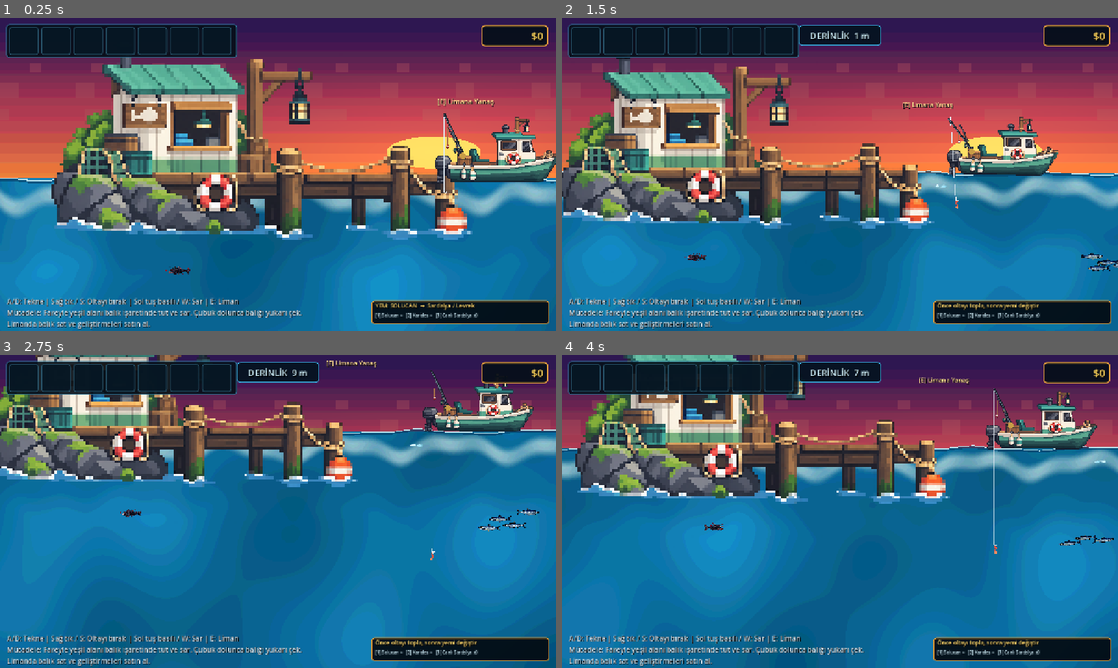
Above: before the commit, frames 1-4 (two rows, left to right).
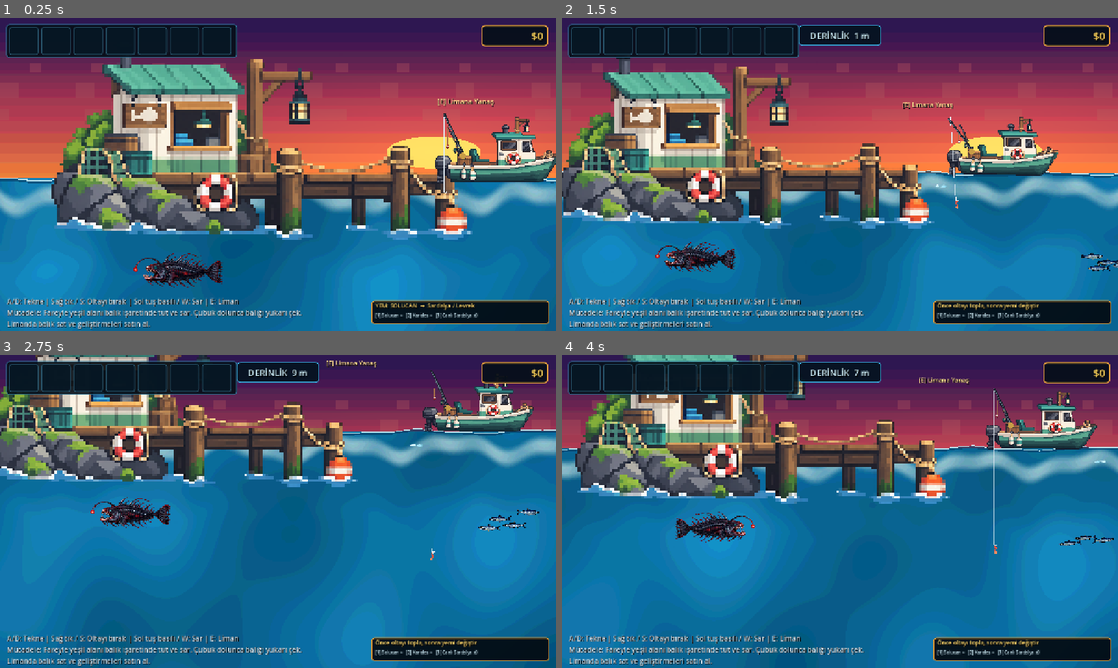
Above: after the commit, the same moments.

Repository: mirackayademir/TinyFisher
Game: Godot game, scene res://scenes/world.tscn
Two runs of this game, one before a commit and one after it. Both use one fixed random seed, a clock stepped at 60 frames per second and the inputs below.
Inputs (mouse positions are in pixels of both pictures, inside the frame that each line leads up to):
- Up to frame 1 (0.25 s): no input
- Up to frame 2 (1.5 s): tap Enter at 0.5 s; move the mouse to (962, 158) at 0.52 s; hold D (move_right) 0.53-1.28 s; tap E (dock) at 0.6 s; click (962, 158) at 0.67 s; move the mouse to (728, 190) at 1.27 s; hold S from 1.28 s (still down); tap 1 at 1.35 s
- Up to frame 3 (2.75 s): move the mouse to (333, 442) at 2.02 s; release S at 2.03 s; hold D (move_right) from 2.03 s (still down); tap 2 at 2.1 s
- Up to frame 4 (4 s): move the mouse to (812, 574) at 2.77 s; release D (move_right) at 2.78 s; hold W 2.78-3.53 s; tap 3 at 2.85 s; click (812, 574) at 2.92 s; move the mouse to (1006, 558) at 3.52 s; hold A (move_left) from 3.53 s (still down); tap E (dock) at 3.6 s

The runs differ from the first frame. In frame 1, 0.8% of the frame differs, in the area x 24-40%, y 75-87%; in frame 2, 0.7%; in frame 3, 0.7%; in frame 4, 0.7%.

Commit message:
Enlarge Leviathan test sprite

Diff:
--- a/scenes/approved_fish_art.gd
+++ b/scenes/approved_fish_art.gd
@@ -16,7 +16,7 @@
 
 # TEST: Baslangicta teknenin sol-alt tarafinda, ekranda gorunecek konum.
 const LEVIATHAN_TEST_OFFSET: Vector2 = Vector2(-360.0, 250.0)
-const LEVIATHAN_TEST_SCALE: Vector2 = Vector2(0.20, 0.20)
+const LEVIATHAN_TEST_SCALE: Vector2 = Vector2(0.75, 0.75)
 
 var _scan_timer: float = 0.0
 var _time: float = 0.0
